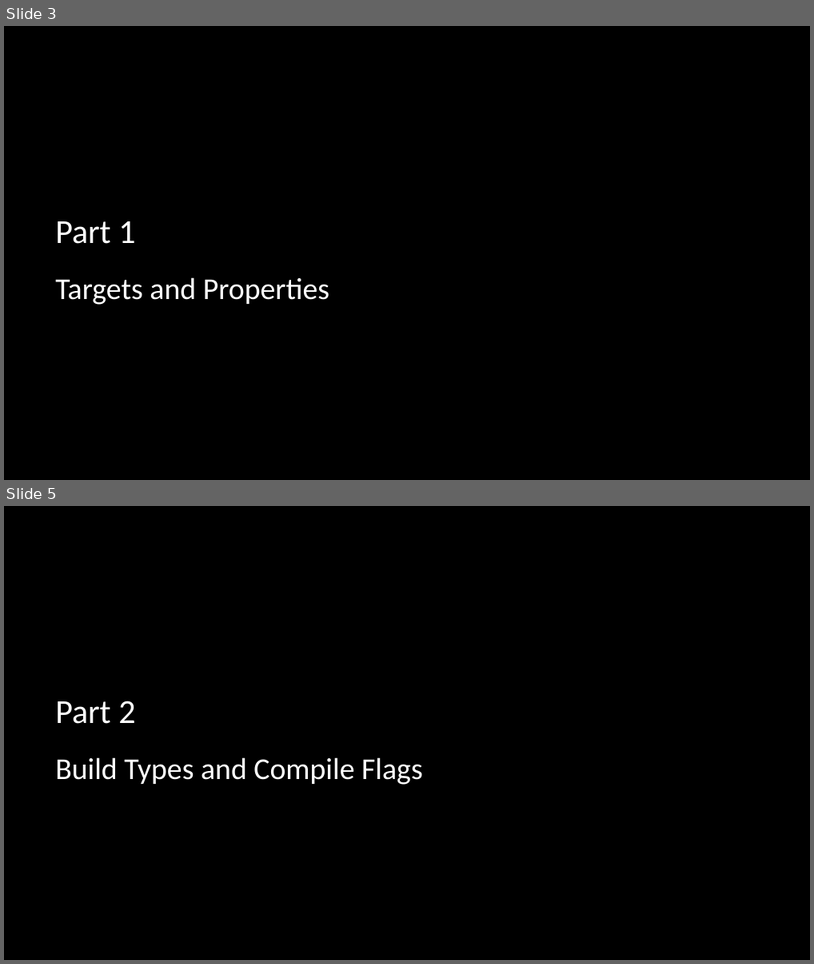
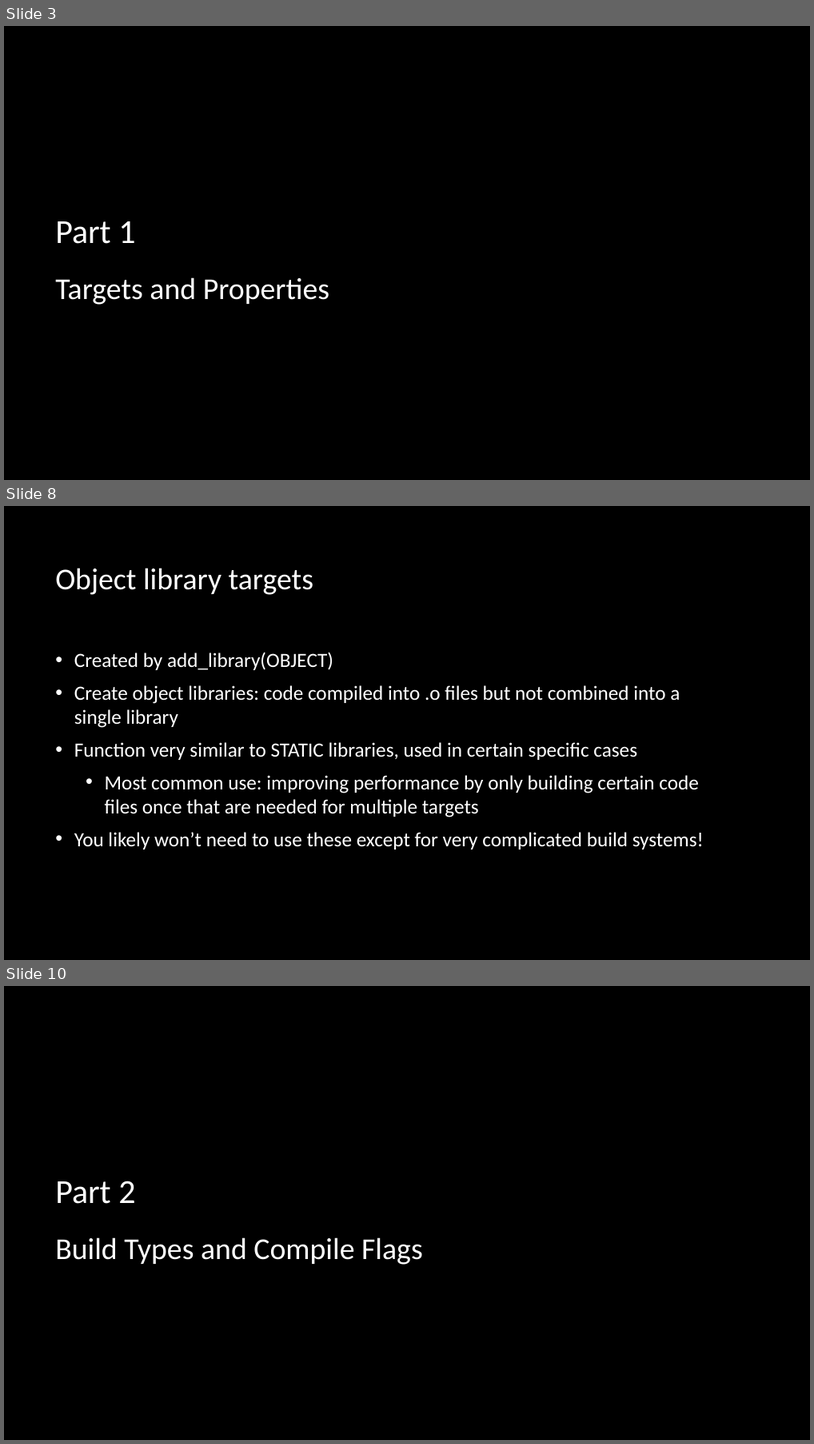
Before and after one commit to multiplemonomials/CMakeTraining, a slide deck: Session 2 - More Advanced CMake.pptx. Shown one above the other, each under a label of ours: slides 3 and 5 before the commit, slides 3, 8 and 10 after it; the slides between them are not shown. The pictures are 814x964 and 814x1444 pixels, drawn with LibreOffice and Linux fonts; fonts in the diff are those of the drawing; background and template pictures are left out. Boxes give left, top, right and bottom in pixels: in the first picture for what was removed or moved away, otherwise in the second. Text is boxed around its words. In the diff, an @@ line names an element or a change of style, - is before the commit and + after.

Commit message:
Start on targets section

```diff
--- a/Session 2 - More Advanced CMake.pptx
+++ b/Session 2 - More Advanced CMake.pptx
@@ slide 8 added at bbox=[4, 506, 810, 960], background picture (left out) @@
@@ title added at bbox=[55, 568, 314, 595], 36 pt, text #FFFFFF @@
+Object library targets
@@ text added at bbox=[74, 652, 704, 849], 24 pt, text #FFFFFF @@
+• Created by add_library(OBJECT)
+• Create object libraries: code compiled into .o files but not combined into a single library
+• Function very similar to STATIC libraries, used in certain specific cases
+  • Most common use: improving performance by only building certain code files once that are needed for multiple targets
+• You likely won’t need to use these except for very complicated build systems!
@@ what was slide 5 is now slide 10 @@
```
Also in this commit, not shown: 5 slides changed, 4 other slides added.
